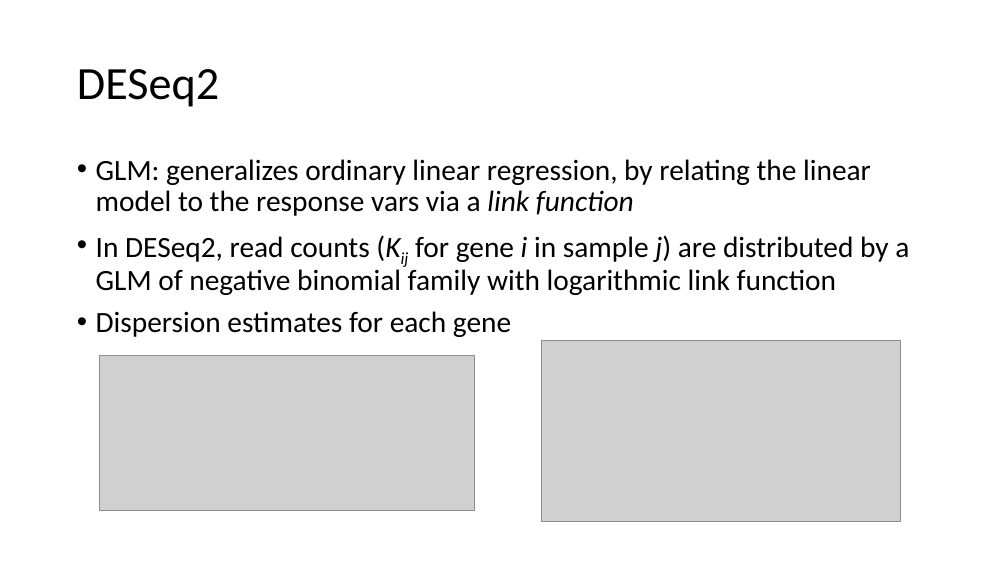
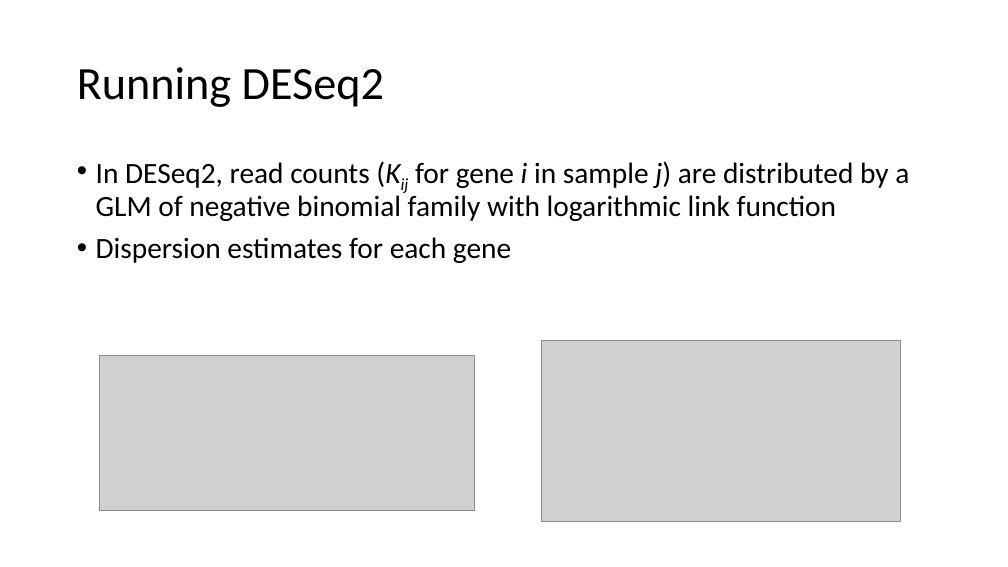
Before and after one commit to anthonylopes54/CPSC-445, a slide deck: slide 10 of cpsc445Presentation.pptx (slide 9 before the commit). Drawn at 1008x567 pixels with LibreOffice and Linux fonts; fonts in the diff are those of the drawing; grey boxes stand for pictures. Boxes give left, top, right and bottom in pixels: in the first picture for what was removed or moved away, otherwise in the second. Text is boxed around its words. In the diff, an @@ line names an element or a change of style, - is before the commit and + after.

```diff
--- a/cpsc445Presentation.pptx
+++ b/cpsc445Presentation.pptx
@@ title at box(77, 67, 384, 107): text changed @@
-DESeq2
+Running DESeq2
@@ text at box(96, 159, 871, 216): paragraph removed @@
-• GLM: generalizes ordinary linear regression, by relating the linear model to the response vars via a link function
```
Also in this commit, not shown: 2 other slides changed, 4 slides added.
